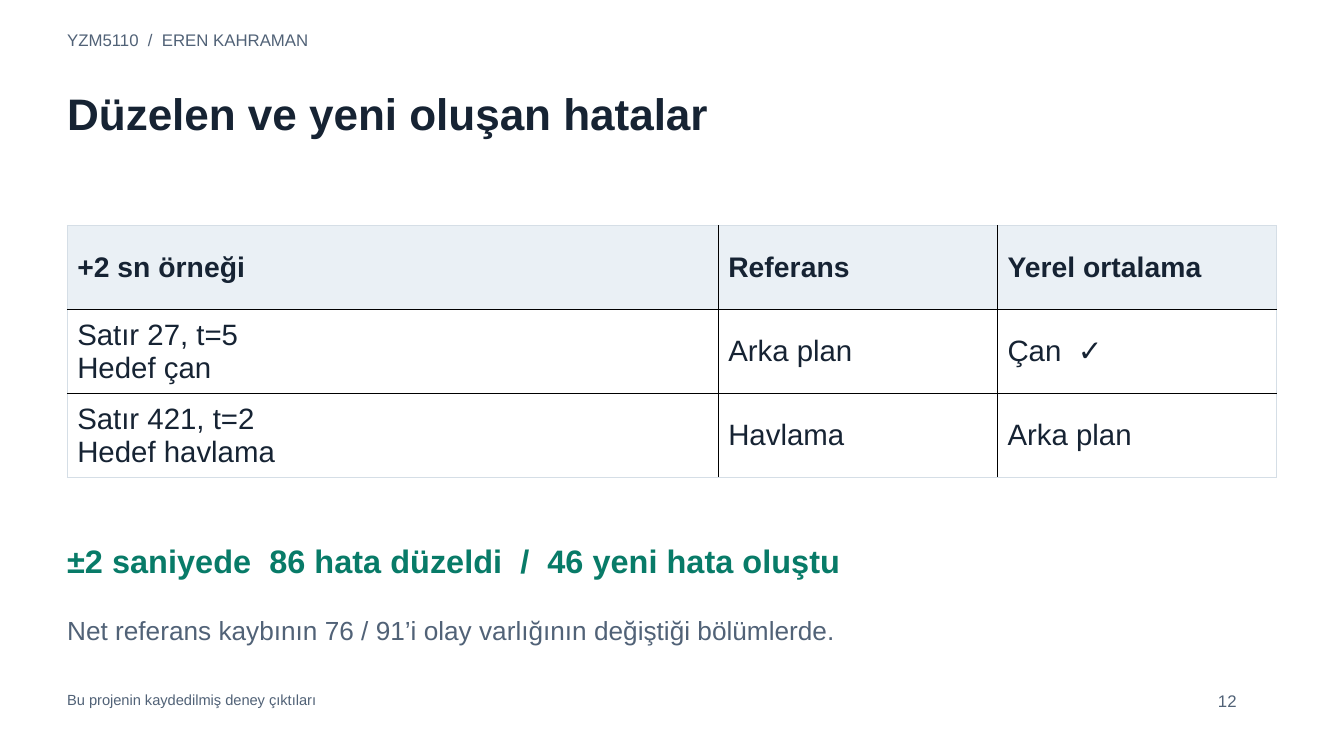
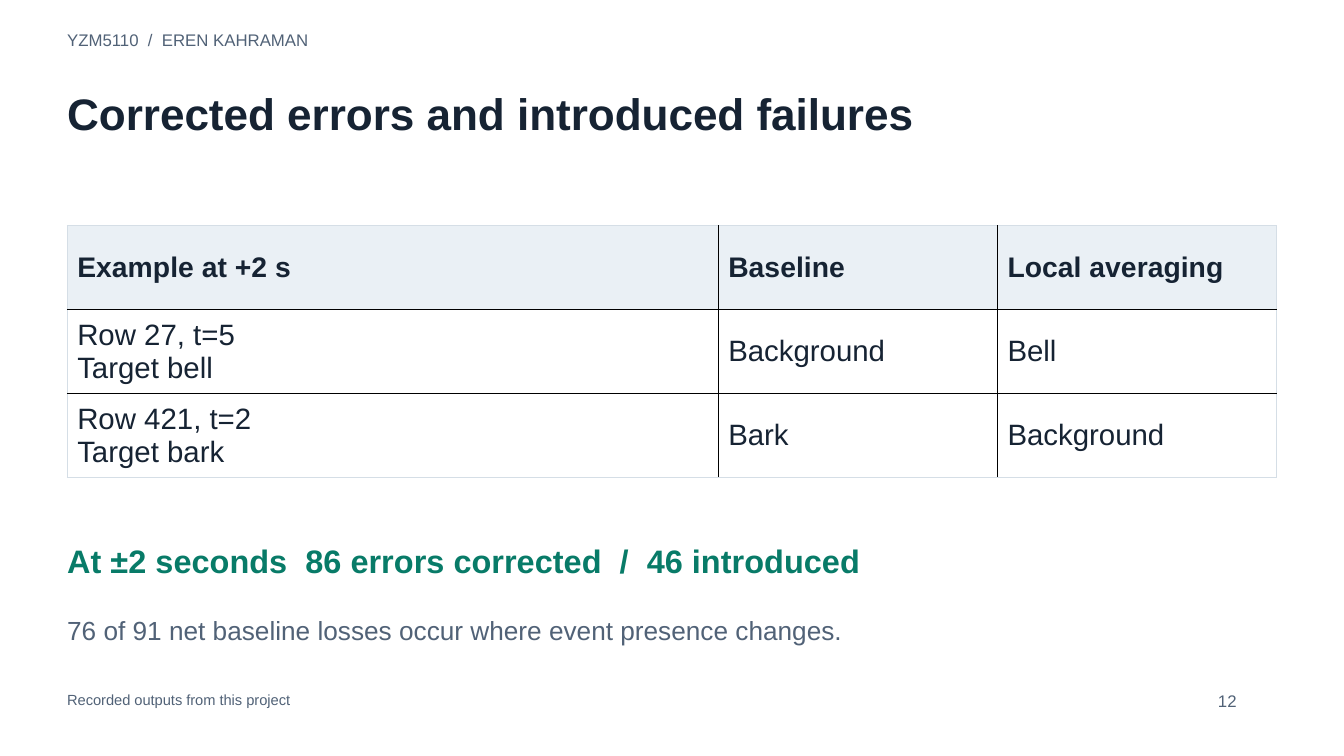
Before and after one commit to yasarkasa/yzm5110-ave-audio-shifts, a slide deck: slide 12 of output/slides/Kahraman_YZM5110_Presentation.pptx. Drawn at 1344x756 pixels with LibreOffice and Linux fonts; fonts in the diff are those of the drawing. Boxes give left, top, right and bottom in pixels: in the first picture for what was removed or moved away, otherwise in the second. Text is boxed around its words. In the diff, an @@ line names an element or a change of style, - is before the commit and + after.

```diff
--- a/output/slides/Kahraman_YZM5110_Presentation.pptx
+++ b/output/slides/Kahraman_YZM5110_Presentation.pptx
@@ text at box(67, 98, 914, 131): text changed @@
-Düzelen ve yeni oluşan hatalar
+Corrected errors and introduced failures
@@ table at box(68, 226, 1277, 478) @@
-row 1: +2 sn örneği | Referans | Yerel ortalama
+row 1: Example at +2 s | Baseline | Local averaging
-row 2: Satır 27, t=5 / Hedef çan | Arka plan | Çan ✓
+row 2: Row 27, t=5 / Target bell | Background | Bell
-row 3: Satır 421, t=2 / Hedef havlama | Havlama | Arka plan
+row 3: Row 421, t=2 / Target bark | Bark | Background
@@ text at box(67, 549, 860, 574): text changed @@
-±2 saniyede 86 hata düzeldi / 46 yeni hata oluştu
+At ±2 seconds 86 errors corrected / 46 introduced
@@ text at box(67, 621, 841, 646): text changed @@
-Net referans kaybının 76 / 91’i olay varlığının değiştiği bölümlerde.
+76 of 91 net baseline losses occur where event presence changes.
@@ text at box(67, 694, 290, 708): text changed @@
-Bu projenin kaydedilmiş deney çıktıları
+Recorded outputs from this project
```
Also in this commit, not shown: 14 other slides changed, 12 other files.
